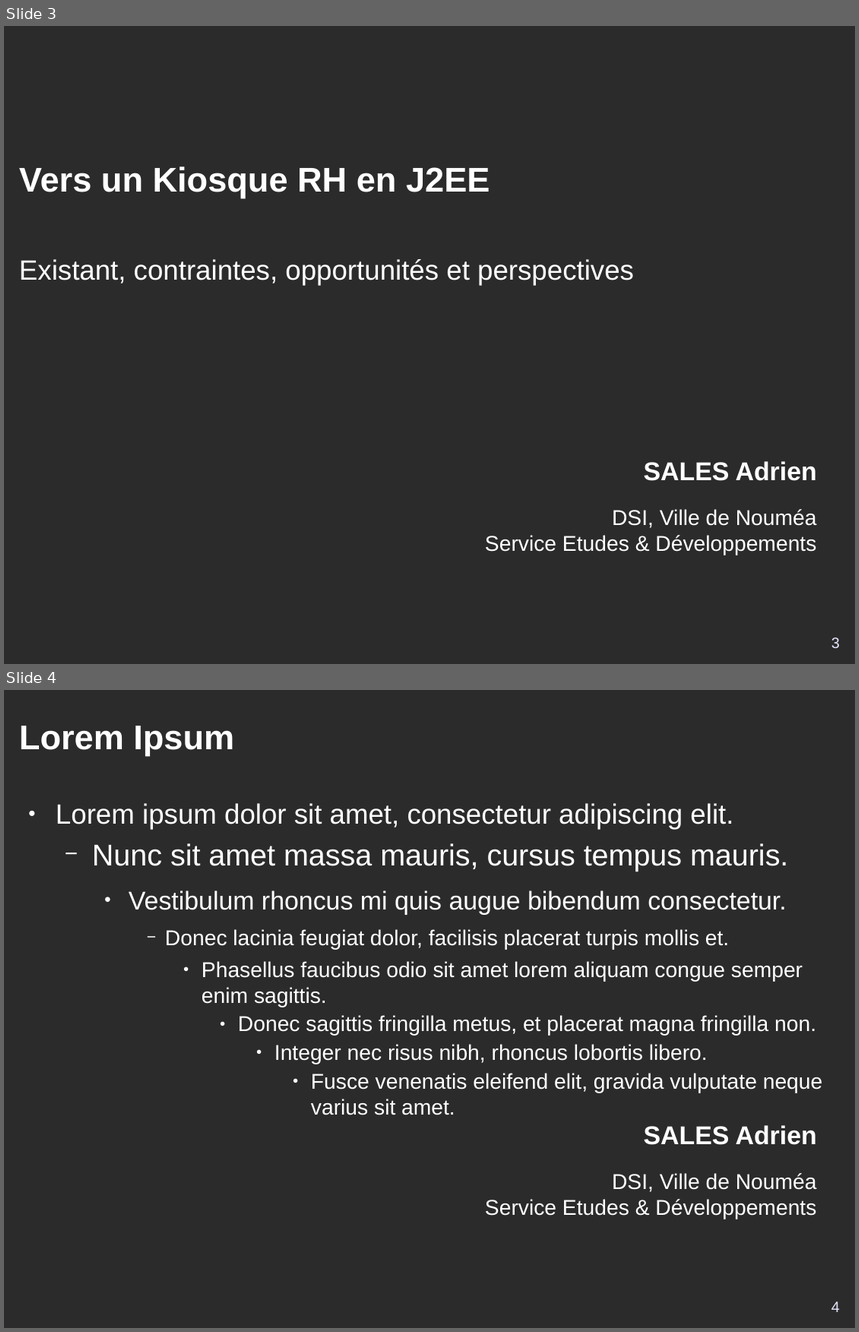
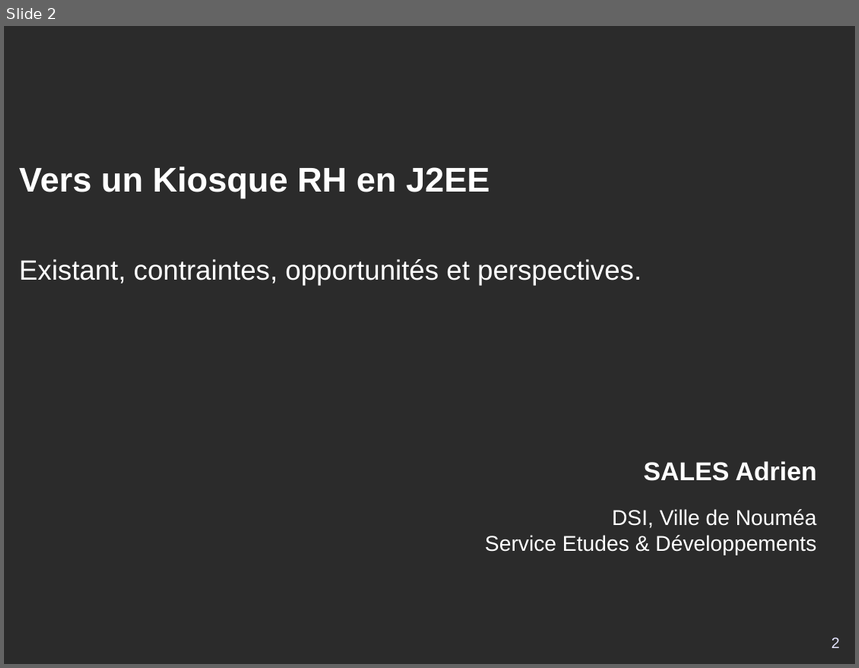
Before and after one commit to DSI-Ville-Noumea/sirh-kiosque-j2ee-old, a slide deck: src/site/resources/Kiosque_RH_J2EE_11021.odp. Shown one above the other, each under a label of ours: slides 3 and 4 before the commit, slide 2 after it. The pictures are 859x1332 and 859x668 pixels, drawn with LibreOffice and Linux fonts; fonts in the diff are those of the drawing; background and template pictures are left out; a plain dark background stands for a picture behind light text. Boxes give left, top, right and bottom in pixels: in the first picture for what was removed or moved away, otherwise in the second. Text is boxed around its words. In the diff, an @@ line names an element or a change of style, - is before the commit and + after.

```diff
--- a/src/site/resources/Kiosque_RH_J2EE_11021.odp
+++ b/src/site/resources/Kiosque_RH_J2EE_11021.odp
@@ slide 4 removed at bbox=[4, 690, 855, 1328], background picture (left out); not listed: 1 template element that a slide beside it also shows @@
@@ title removed at bbox=[19, 726, 234, 755] @@
-Lorem Ipsum
@@ text removed at bbox=[56, 803, 823, 1116] @@
-● Lorem ipsum dolor sit amet, consectetur adipiscing elit.
-  − Nunc sit amet massa mauris, cursus tempus mauris.
-    ● Vestibulum rhoncus mi quis augue bibendum consectetur.
-      − Donec lacinia feugiat dolor, facilisis placerat turpis mollis et.
-        ● Phasellus faucibus odio sit amet lorem aliquam congue semper enim sagittis.
-          ● Donec sagittis fringilla metus, et placerat magna fringilla non.
-            ● Integer nec risus nibh, rhoncus lobortis libero.
-              ● Fusce venenatis eleifend elit, gravida vulputate neque varius sit amet.
@@ page number removed at bbox=[832, 1302, 840, 1312] @@
-4
@@ what was slide 3 is now slide 2 @@
@@ slide 2 changed as well @@
@@ subtitle at bbox=[19, 259, 642, 285]: text changed @@
-Existant, contraintes, opportunités et perspectives
+Existant, contraintes, opportunités et perspectives.
@@ page number at bbox=[832, 638, 840, 648]: text changed @@
-3
+2
```
Also in this commit, not shown: 14 slides added, 2 other slides removed.
